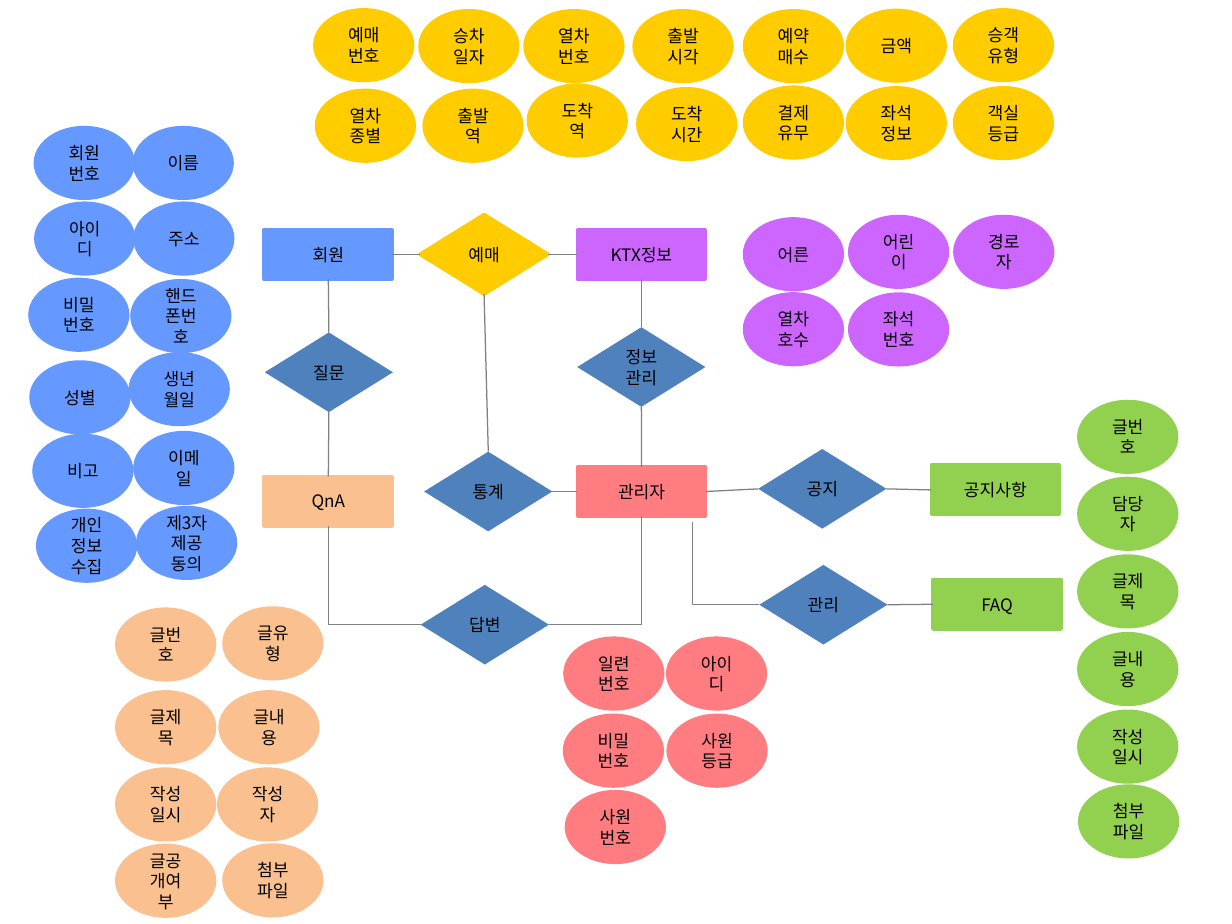
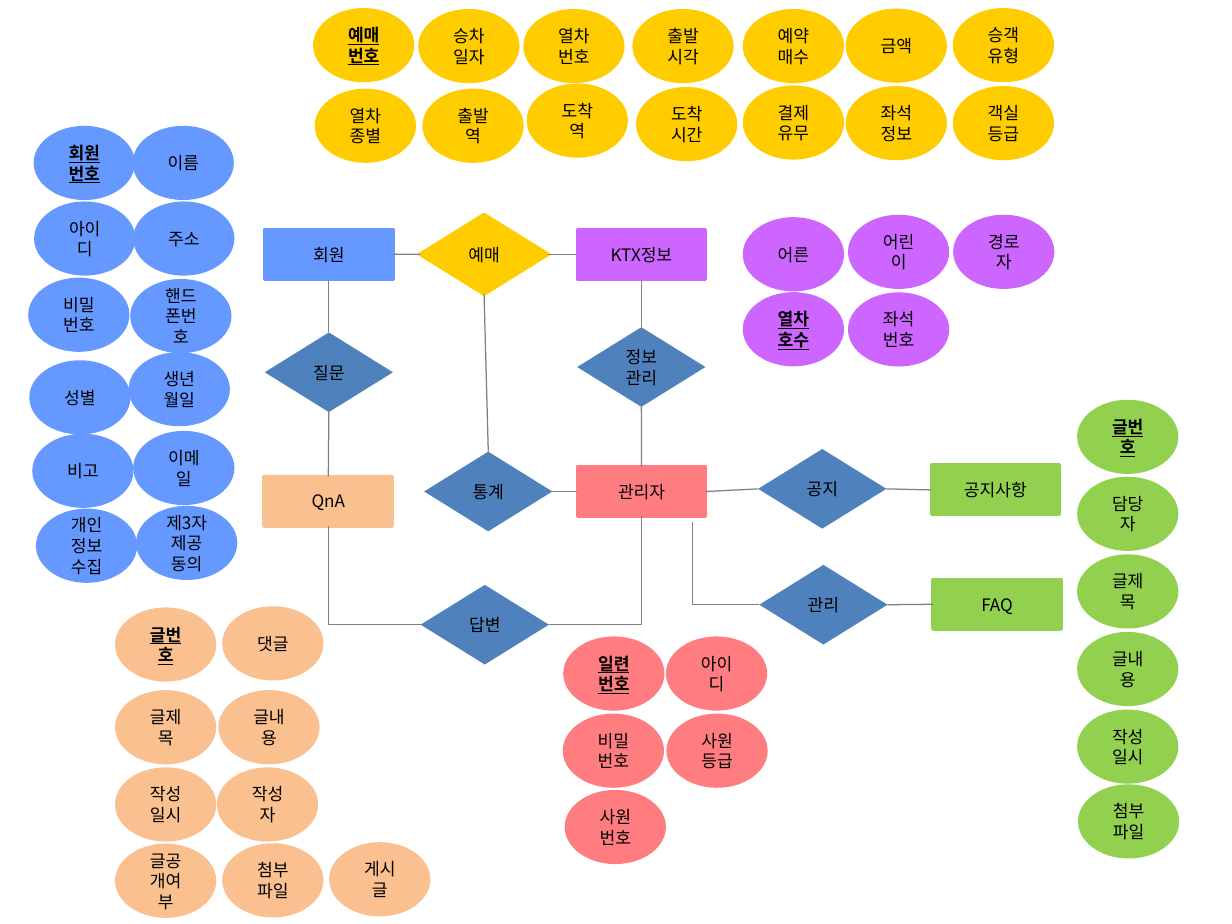
Before and after one commit to JDSeung/KorailTeamProject, a slide deck: slide 1 of ProjectDoc/개체관계도_송도윤.pptx. Drawn at 1232x924 pixels with LibreOffice and Linux fonts; fonts in the diff are those of the drawing. Boxes give left, top, right and bottom in pixels: in the first picture for what was removed or moved away, otherwise in the second. Text is boxed around its words. In the diff, an @@ line names an element or a change of style, - is before the commit and + after.

```diff
--- a/ProjectDoc/개체관계도_송도윤.pptx
+++ b/ProjectDoc/개체관계도_송도윤.pptx
@@ bold on, underline on in 6 elements at box(36, 128, 133, 198), box(565, 638, 663, 708), box(1079, 402, 1177, 472), box(117, 610, 214, 680), box(314, 10, 411, 80), box(744, 294, 841, 365) @@
@@ text in ellipse at box(257, 636, 288, 651): text changed @@
-글유형
+댓글
@@ ellipse added at box(331, 844, 429, 914), fill #FAC090, outline #FAC090 2 pt, 10 pt, text #000000 @@
+게시글
```
